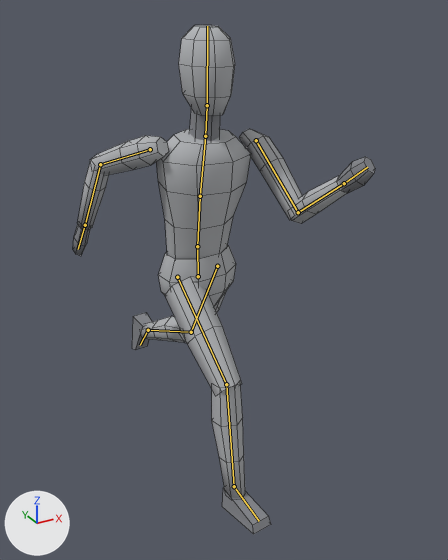
Two versions of the Blender file art/player.blend, one commit apart.
Both versions are drawn from a 50 mm lens placed at (-0.948, -1.926, 1.892), pointed at (0.091, -0.035, 0.947). Every picture has the same lights, and +X, +Y and +Z are marked at lower left. The first picture is the older version. Both versions are drawn at frame 6 of the action 'run'; the numbers are the values there. The bones that bend it are drawn over the model as lines. Mesh edges are drawn as thin lines.

In view in the first picture: 'Player'.
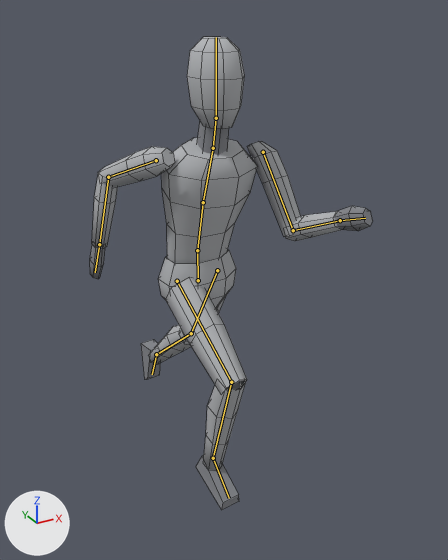
The change, as a list of edits to the scene's bpy script:
```text
Change bone_hips:
    where bone_hips = bpy.data.objects['PlayerRig'].pose.bones['hips']
    bone_hips.location: (0.0, 0.047, 0.0) -> (0.0, 0.03, 0.0)
    bone_hips.rotation_quaternion: (0.998, 0.0, 0.062, 0.0) -> (0.999, 0.0, 0.052, 0.0)  # degrees (0, 7, 0) -> degrees (0, 6, 0)
Change bone_spine:
    where bone_spine = bpy.data.objects['PlayerRig'].pose.bones['spine']  # child of 'hips'
    bone_spine.rotation_quaternion: (0.997, 0.067, -0.031, 0.002) -> (0.993, 0.113, -0.026, 0.003)  # degrees (8, -4, 0) -> degrees (13, -3, 0)
Change bone_chest:
    where bone_chest = bpy.data.objects['PlayerRig'].pose.bones['chest']  # child of 'spine'
    bone_chest.rotation_quaternion: (0.998, 0.035, -0.052, 0.002) -> (0.996, 0.07, -0.052, 0.004)  # degrees (4, -6, 0) -> degrees (8, -6, 0)
Change bone_neck:
    where bone_neck = bpy.data.objects['PlayerRig'].pose.bones['neck']  # child of 'chest'
    bone_neck.rotation_quaternion: (0.999, -0.044, 0.0, 0.0) -> (0.996, -0.087, 0.0, 0.0)  # degrees (-5, 0, 0) -> degrees (-10, 0, 0)
Change bone_head:
    where bone_head = bpy.data.objects['PlayerRig'].pose.bones['head']  # child of 'neck'
    bone_head.rotation_quaternion: (0.996, -0.043, 0.083, 0.004) -> (0.993, -0.087, 0.078, 0.007)  # degrees (-5, 10, 0) -> degrees (-10, 9, 0)
Change bone_upper_arm_l:
    where bone_upper_arm_l = bpy.data.objects['PlayerRig'].pose.bones['upper_arm.L']  # child of 'chest'
    bone_upper_arm_l.rotation_quaternion: (0.903, -0.418, -0.085, -0.119) -> (0.921, -0.367, -0.072, -0.108)  # degrees (-49, -14, -8) -> degrees (-43, -12, -9)
Change bone_forearm_l:
    where bone_forearm_l = bpy.data.objects['PlayerRig'].pose.bones['forearm.L']  # child of 'upper_arm.L'
    bone_forearm_l.rotation_quaternion: (0.763, -0.642, -0.037, -0.04) -> (0.737, -0.673, -0.039, -0.042)  # degrees (-80, -6, -1) -> degrees (-85, -7, -1)
Change bone_hand_l:
    where bone_hand_l = bpy.data.objects['PlayerRig'].pose.bones['hand.L']  # child of 'forearm.L'
    bone_hand_l.rotation_quaternion: (0.999, -0.055, -0.002, -0.002) -> (1.0, 0.0, 0.0, 0.0)  # degrees (-6, 0, 0) -> degrees (0, 0, 0)
Change bone_upper_arm_r:
    where bone_upper_arm_r = bpy.data.objects['PlayerRig'].pose.bones['upper_arm.R']  # child of 'chest'
    bone_upper_arm_r.rotation_quaternion: (0.885, 0.473, -0.096, 0.054) -> (0.92, 0.383, -0.073, 0.052)  # degrees (56, -13, 0) -> degrees (45, -10, 2)
Change bone_forearm_r:
    where bone_forearm_r = bpy.data.objects['PlayerRig'].pose.bones['forearm.R']  # child of 'upper_arm.R'
    bone_forearm_r.rotation_quaternion: (0.934, -0.375, 0.022, 0.023) -> (0.887, -0.46, 0.027, 0.029)  # degrees (-44, 3, 2) -> degrees (-55, 4, 2)
Change bone_thigh_l:
    where bone_thigh_l = bpy.data.objects['PlayerRig'].pose.bones['thigh.L']  # child of 'hips'
    bone_thigh_l.rotation_quaternion: (0.97, 0.248, 0.003, 0.003) -> (0.966, 0.259, 0.003, 0.003)  # degrees (29, 0, 0) -> degrees (30, 0, 0)
Change bone_shin_l:
    where bone_shin_l = bpy.data.objects['PlayerRig'].pose.bones['shin.L']  # child of 'thigh.L'
    bone_shin_l.rotation_quaternion: (0.957, 0.326, 0.0, 0.0) -> (0.985, 0.174, 0.0, 0.0)  # degrees (38, 0, 0) -> degrees (20, 0, 0)
Change bone_thigh_r:
    where bone_thigh_r = bpy.data.objects['PlayerRig'].pose.bones['thigh.R']  # child of 'hips'
    bone_thigh_r.rotation_quaternion: (0.92, -0.394, 0.005, 0.005) -> (0.887, -0.462, 0.005, 0.005)  # degrees (-46, 1, 0) -> degrees (-55, 1, 0)
Change bone_shin_r:
    where bone_shin_r = bpy.data.objects['PlayerRig'].pose.bones['shin.R']  # child of 'thigh.R'
    bone_shin_r.rotation_quaternion: (0.947, 0.328, 0.0, 0.0) -> (0.819, 0.574, 0.0, 0.0)  # degrees (38, 0, 0) -> degrees (70, 0, 0)
Change bone_foot_r:
    where bone_foot_r = bpy.data.objects['PlayerRig'].pose.bones['foot.R']  # child of 'shin.R'
    bone_foot_r.rotation_quaternion: (1.002, -0.004, 0.0, 0.0) -> (0.999, 0.044, 0.0, 0.0)  # degrees (0, 0, 0) -> degrees (5, 0, 0)
```

Changed parts and their boxes (x1, y1, x2, y2) in the pictures (448 x 560 px):
'Player', posed (6% narrower, 7% shorter): before (73, 25, 375, 534); after (90, 37, 373, 510)
bone 'hips', root to tip: before (198, 276) to (197, 246); after (198, 280) to (197, 250)
bone 'spine', root to tip: before (197, 246) to (200, 196); after (197, 250) to (203, 202)
bone 'chest', root to tip: before (200, 196) to (205, 136); after (203, 202) to (213, 148)
bone 'neck', root to tip: before (205, 136) to (207, 105); after (213, 148) to (216, 118)
bone 'head', root to tip: before (207, 105) to (207, 26); after (216, 118) to (216, 37)
bone 'upper_arm.L', root to tip: before (256, 140) to (298, 212); after (263, 152) to (293, 230)
bone 'forearm.L', root to tip: before (298, 212) to (344, 183); after (293, 230) to (340, 220)
bone 'hand.L', root to tip: before (344, 183) to (367, 167); after (340, 220) to (365, 218)
bone 'upper_arm.R', root to tip: before (150, 149) to (100, 164); after (156, 160) to (108, 177)
bone 'forearm.R', root to tip: before (100, 164) to (85, 225); after (108, 177) to (99, 244)
bone 'thigh.L', root to tip: before (217, 266) to (191, 332); after (217, 270) to (191, 333)
bone 'shin.L', root to tip: before (191, 332) to (148, 330); after (191, 333) to (156, 354)
bone 'thigh.R', root to tip: before (177, 277) to (226, 384); after (177, 281) to (231, 382)
bone 'shin.R', root to tip: before (226, 384) to (234, 486); after (231, 382) to (213, 458)
bone 'foot.R', root to tip: before (234, 486) to (259, 521); after (213, 458) to (229, 498)
